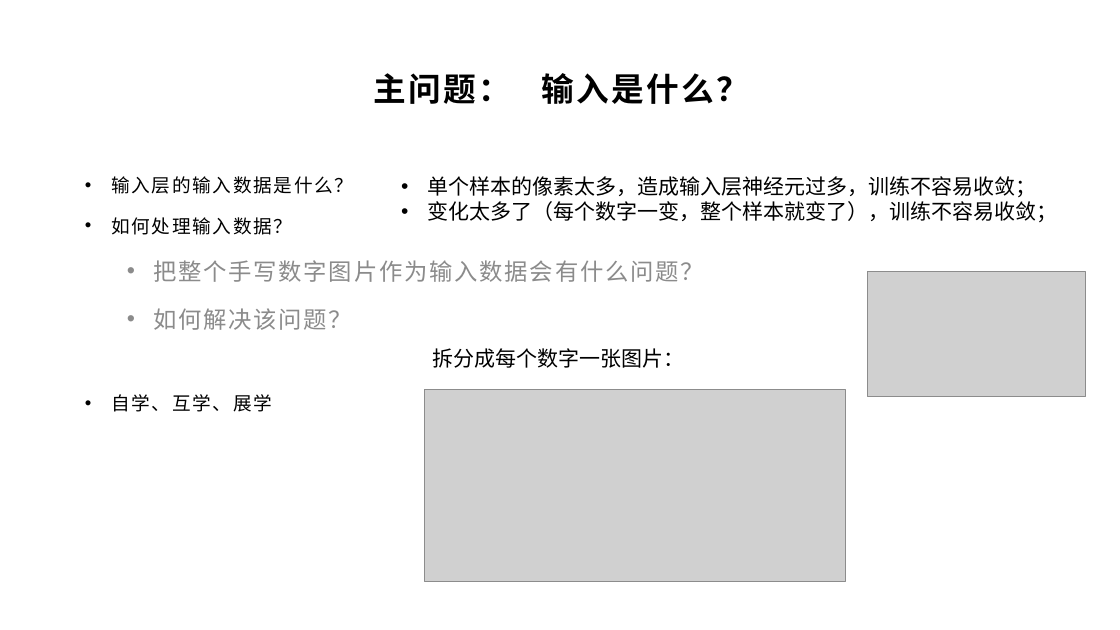
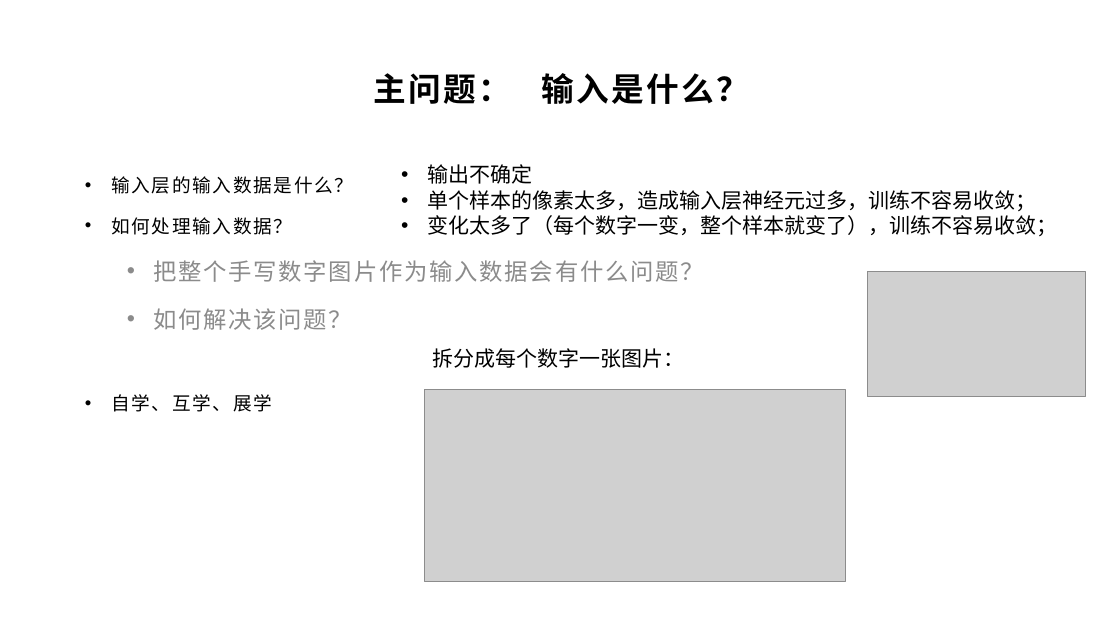
Before and after one commit to yyc-git/DeepLearningEdu, a slide deck: slide 7 of lessons/5_handwriting_by_linear_layer/ppt/用全连接层识别手写数字.pptx. Drawn at 1120x630 pixels with LibreOffice and Linux fonts; fonts in the diff are those of the drawing; grey boxes stand for pictures; background and template pictures are left out. Boxes give left, top, right and bottom in pixels: in the first picture for what was removed or moved away, otherwise in the second. Text is boxed around its words. In the diff, an @@ line names an element or a change of style, - is before the commit and + after.

```diff
--- a/lessons/5_handwriting_by_linear_layer/ppt/用全连接层识别手写数字.pptx
+++ b/lessons/5_handwriting_by_linear_layer/ppt/用全连接层识别手写数字.pptx
@@ text "输出不确定" moved from (x1=427, y1=176, x2=1057, y2=222) to (x1=427, y1=164, x2=1057, y2=236) @@
@@ text at (x1=427, y1=164, x2=532, y2=184): paragraph added @@
+• 输出不确定
```
Also in this commit, not shown: 1 other slide changed.
